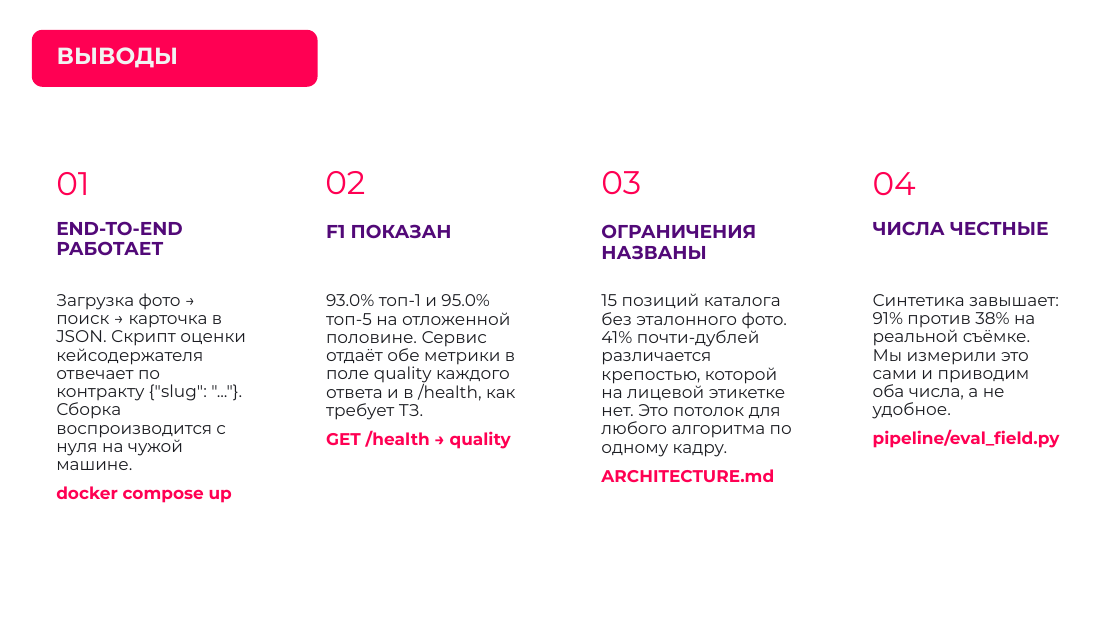
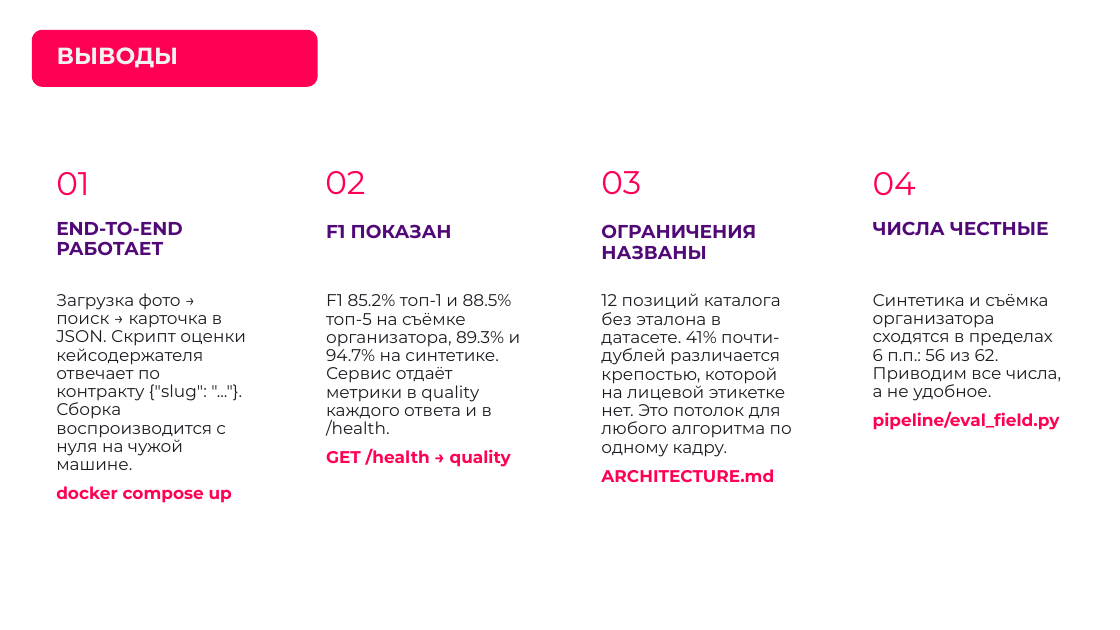
Before and after one commit to AlexGvr/rus_vines, a slide deck: slide 17 of ЛЦТ2026 Сканер российских вин.pptx (slide 16 before the commit). Drawn at 1120x630 pixels with LibreOffice and Linux fonts; fonts in the diff are those of the drawing; background and template pictures are left out. Boxes give left, top, right and bottom in pixels: in the first picture for what was removed or moved away, otherwise in the second. Text is boxed around its words. In the diff, an @@ line names an element or a change of style, - is before the commit and + after.

```diff
--- a/ЛЦТ2026 Сканер российских вин.pptx
+++ b/ЛЦТ2026 Сканер российских вин.pptx
@@ text at (326,294,521,436): text changed @@
-93.0% топ-1 и 95.0% топ-5 на отложенной половине. Сервис отдаёт обе метрики в поле quality каждого ответа и в /health, как требует ТЗ.
+F1 85.2% топ-1 и 88.5% топ-5 на съёмке организатора, 89.3% и 94.7% на синтетике. Сервис отдаёт метрики в quality каждого ответа и в /health.
@@ text at (601,293,792,457): text changed @@
-15 позиций каталога без эталонного фото. 41% почти-дублей различается крепостью, которой на лицевой этикетке нет. Это потолок для любого алгоритма по одному кадру.
+12 позиций каталога без эталона в датасете. 41% почти-дублей различается крепостью, которой на лицевой этикетке нет. Это потолок для любого алгоритма по одному кадру.
@@ text at (873,294,1061,401): text changed @@
-Синтетика завышает: 91% против 38% на реальной съёмке. Мы измерили это сами и приводим оба числа, а не удобное.
+Синтетика и съёмка организатора сходятся в пределах 6 п.п.: 56 из 62. Приводим все числа, а не удобное.
```
Also in this commit, not shown: 13 other slides changed, 1 slide added, 40 other files.
